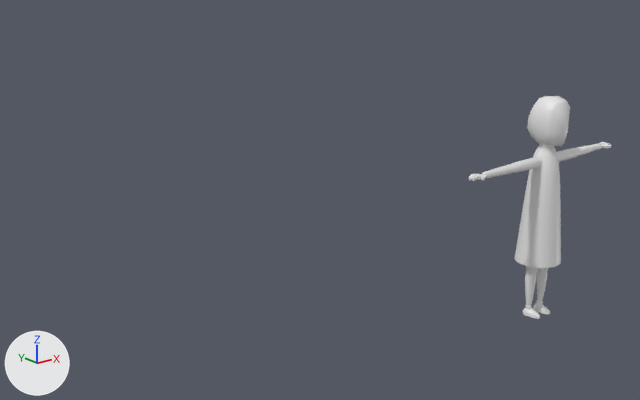
The FBX model Assets/3D Source Models/Characters/FBX/Iman/Iman.fbx: old version first, new version second.
Before and after are seen from a 50 mm lens placed at (-4.84, -3.6, 2.66), pointed at (-0.97, 1.24, 0.73). Arrows for +X, +Y and +Z are at lower left; the lights stay in place.

The older version as bpy lines, for what is in view:
```python
me_cylinder = bpy.data.meshes.new('Cylinder')
me_cylinder.from_pydata(...)  # 1163 vertices, 1106 faces; spans x -0.73..0.73, y -0.16..0.16, z 0.0..1.57
me_cylinder.materials.append(mat_material_002)  # white #e7e7e7
ob_iman_mesh = bpy.data.objects.new('Iman.Mesh', me_cylinder)
ob_iman_mesh.location = (0.0, 0.0, 0.0)
```
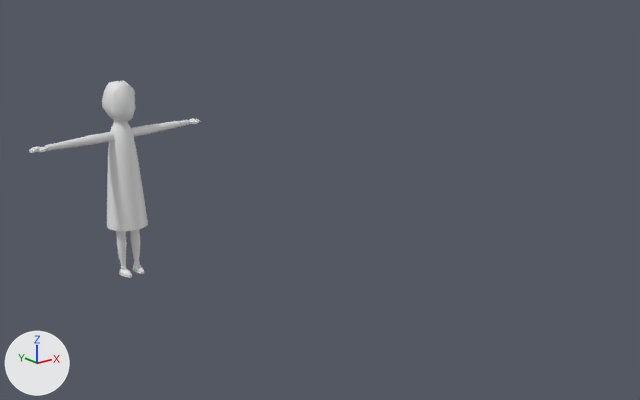
Location of each change, (x1, y1, x2, y2) in pixels of the pictures (640 x 400 px; the box of a moved part takes in the faces that stretch with it):
'Iman.Mesh', reshaped, moved, turned
    before: (468, 96, 611, 319)
    after: (29, 81, 201, 278)
part 1 of me_cylinder, moved or reshaped
    before: (527, 96, 570, 146)
    after: (102, 81, 136, 121)

The edits, one by one:
me_cylinder has 1163 vertices, 1106 faces and spans x -0.73..0.73, y -0.16..0.16, z 0.0..1.57.
me_cylinder is used by ob_iman_mesh; location (0.0, 0.0, 0.0).
me_cylinder part 1: the loose piece of 82 vertices spanning x -0.12..0.12, y -0.15..0.13, z 1.24..1.57 is scaled about its middle by 0.908, then moved by (0.0, 0.0, -0.01).
Object 'Iman.Mesh' (ob_iman_mesh) moves from (0.0, 0.0, 0.0) to (-1.898, 2.492, 0.0).
Object 'Iman.Mesh' (ob_iman_mesh) turns from (0, 0, 0) to (0, 0, 5.5) degrees about x, y and z.
